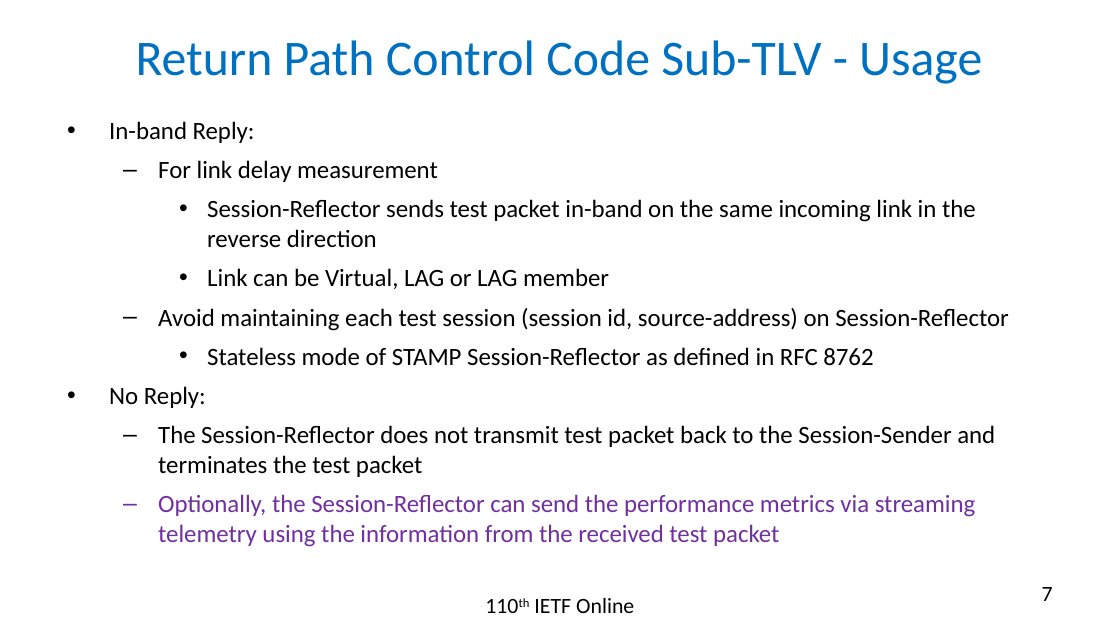
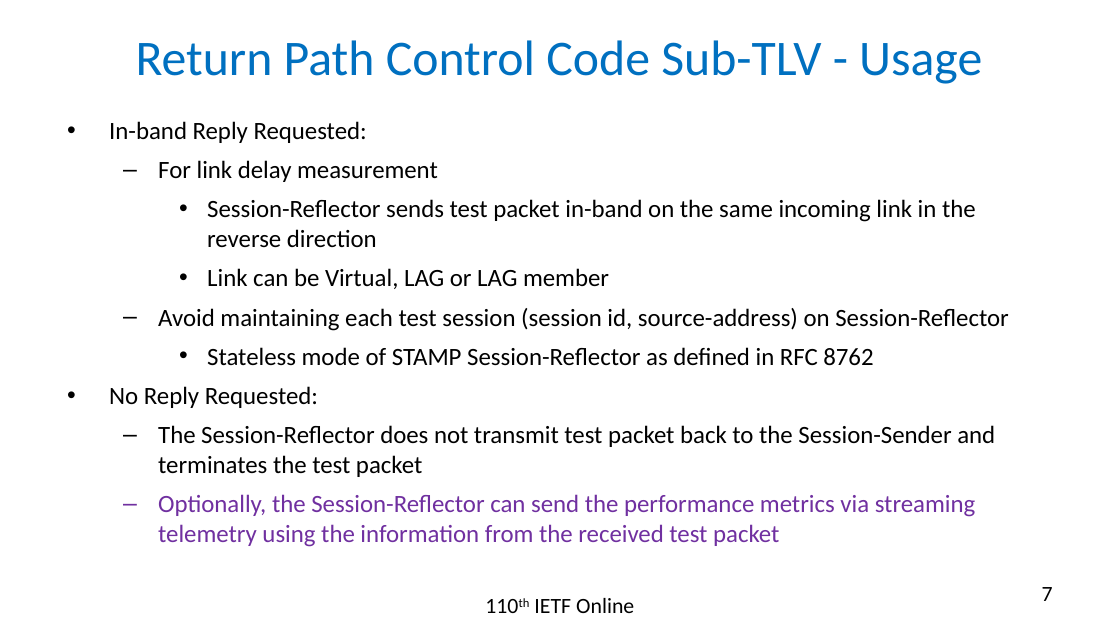
Before and after one commit to rakgandhi/ietf-slides, a slide deck: slide 7 of draft-gandhi-ippm-stamp-srpm-02.pptx. Drawn at 1120x630 pixels with LibreOffice and Linux fonts; fonts in the diff are those of the drawing. Boxes give left, top, right and bottom in pixels: in the first picture for what was removed or moved away, otherwise in the second. Text is boxed around its words. In the diff, an @@ line names an element or a change of style, - is before the commit and + after.

```diff
--- a/draft-gandhi-ippm-stamp-srpm-02.pptx
+++ b/draft-gandhi-ippm-stamp-srpm-02.pptx
@@ text at [109,121,367,143]: text changed @@
-• In-band Reply:
+• In-band Reply Requested:
@@ text at [109,386,318,408]: text changed @@
-• No Reply:
+• No Reply Requested:
```
Also in this commit, not shown: 1 other slide changed, 5 other files.
